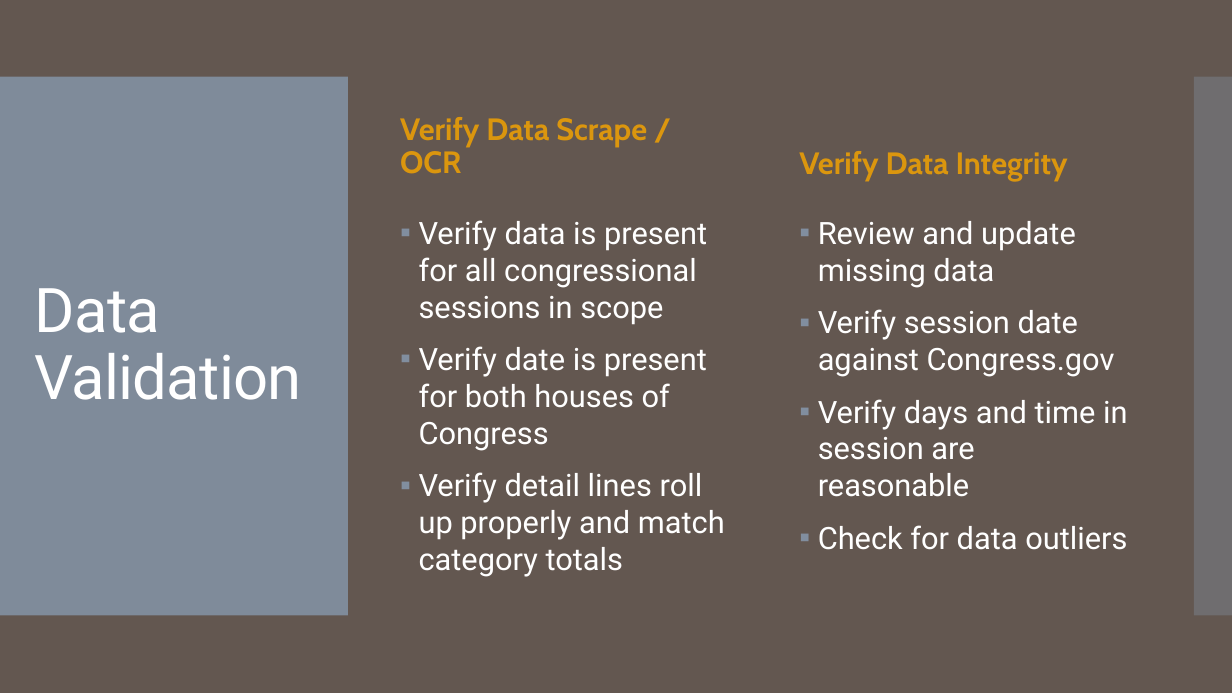
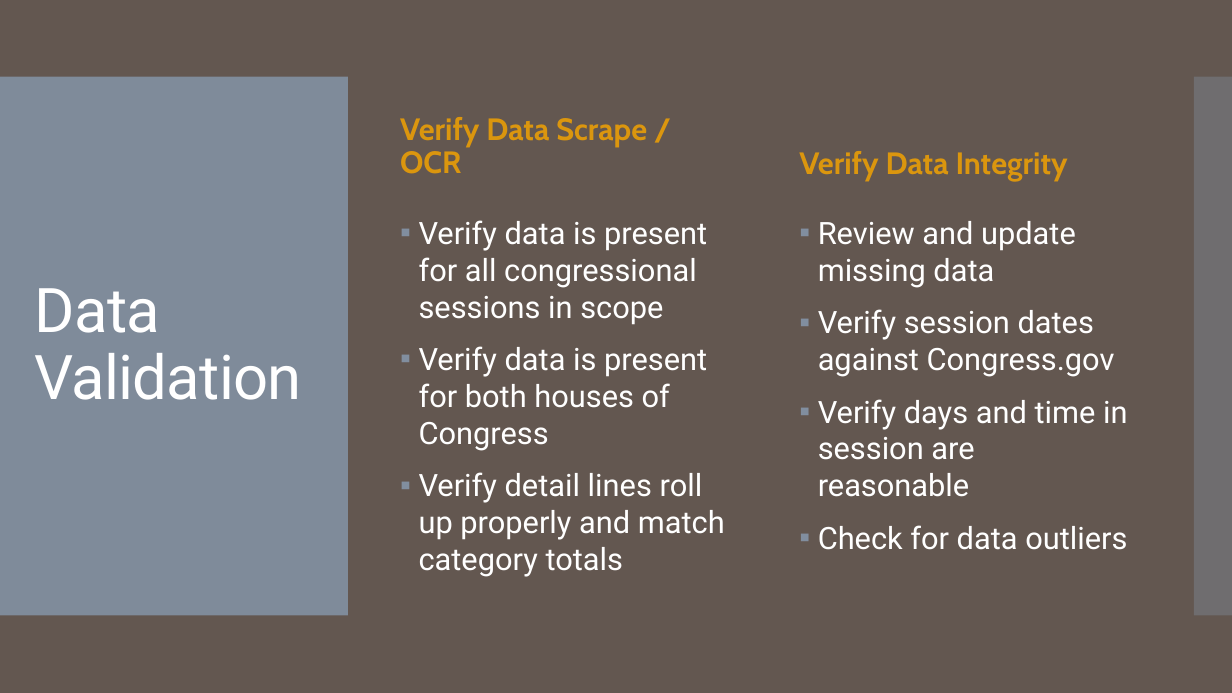
Before and after one commit to tamimcm416/congressional_data_scrape, a slide deck: slide 16 of Data Scrape and Validation Presentation.pptx. Drawn at 1232x693 pixels with LibreOffice and Linux fonts; fonts in the diff are those of the drawing. Boxes give left, top, right and bottom in pixels: in the first picture for what was removed or moved away, otherwise in the second. Text is boxed around its words. In the diff, an @@ line names an element or a change of style, - is before the commit and + after.

```diff
--- a/Data Scrape and Validation Presentation.pptx
+++ b/Data Scrape and Validation Presentation.pptx
@@ text at box(818, 309, 1115, 377): text changed @@
-▪ Verify session date against Congress.gov
+▪ Verify session dates against Congress.gov
@@ text at box(419, 346, 707, 451): text changed @@
-▪ Verify date is present for both houses of Congress
+▪ Verify data is present for both houses of Congress
```
Also in this commit, not shown: 3 other slides changed.
